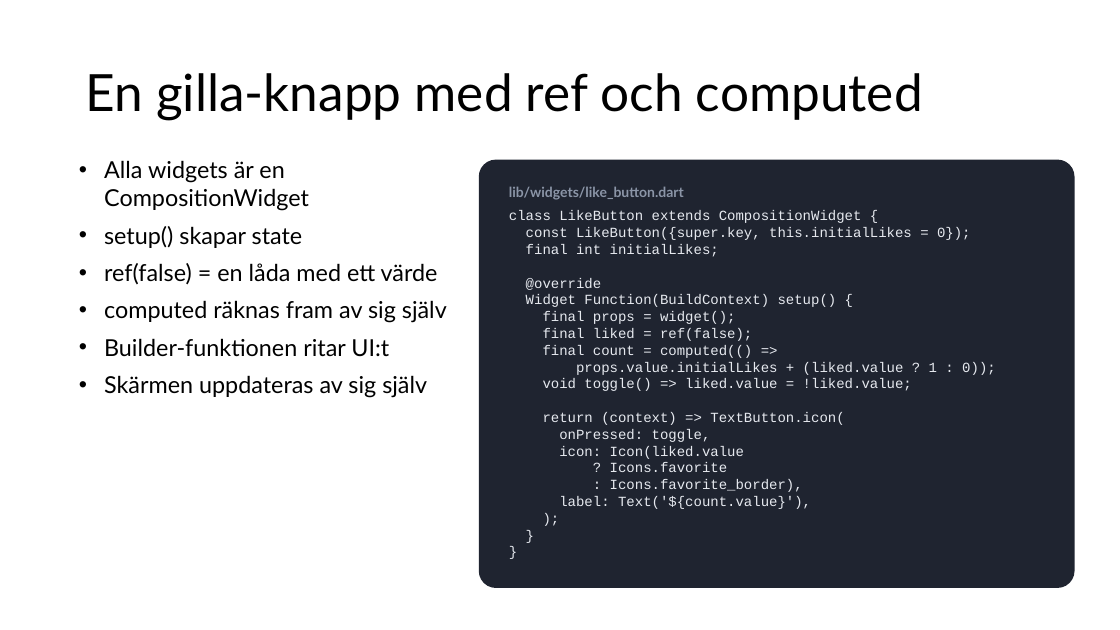
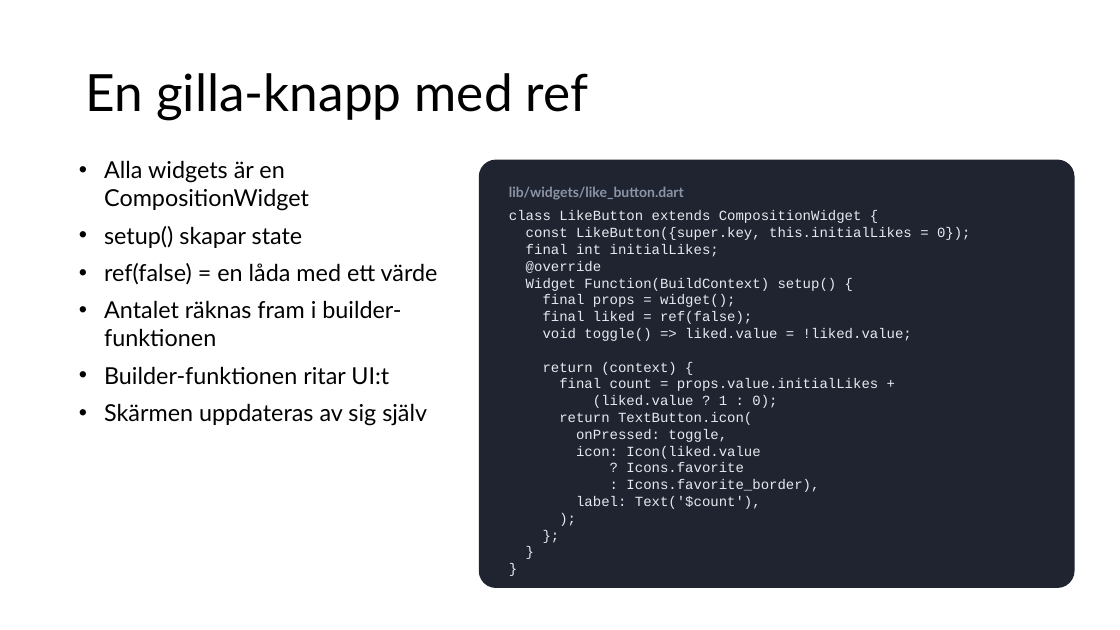
Before and after one commit to abbjetmus/pocketbase-flutter-kurs, a slide deck: slide 56 of Databaser och mobilapputveckling - sammanfattning.pptx (slide 55 before the commit). Drawn at 1120x630 pixels with LibreOffice and Linux fonts; fonts in the diff are those of the drawing. Boxes give left, top, right and bottom in pixels: in the first picture for what was removed or moved away, otherwise in the second. Text is boxed around its words. In the diff, an @@ line names an element or a change of style, - is before the commit and + after.

```diff
--- a/Databaser och mobilapputveckling - sammanfattning.pptx
+++ b/Databaser och mobilapputveckling - sammanfattning.pptx
@@ title at (85, 73, 588, 120): text changed @@
-En gilla-knapp med ref och computed
+En gilla-knapp med ref
@@ text in rounded rectangle at (479, 160, 1075, 588): paragraph added @@
+};
@@ text at (104, 300, 401, 347): text changed @@
-• computed räknas fram av sig själv
+• Antalet räknas fram i builder-funktionen
@@ text in rounded rectangle at (543, 345, 996, 375): paragraphs removed @@
-final count = computed(() =>
-props.value.initialLikes + (liked.value ? 1 : 0));
@@ text in rounded rectangle at (543, 362, 878, 425): text changed @@
-return (context) => TextButton.icon(
+return (context) {
+final count = props.value.initialLikes +
+(liked.value ? 1 : 0);
+return TextButton.icon(
@@ text in rounded rectangle at (576, 496, 761, 509): text changed @@
-label: Text('${count.value}'),
+label: Text('$count'),
```
Also in this commit, not shown: 28 other slides changed, 9 slides removed, 19 other files.
